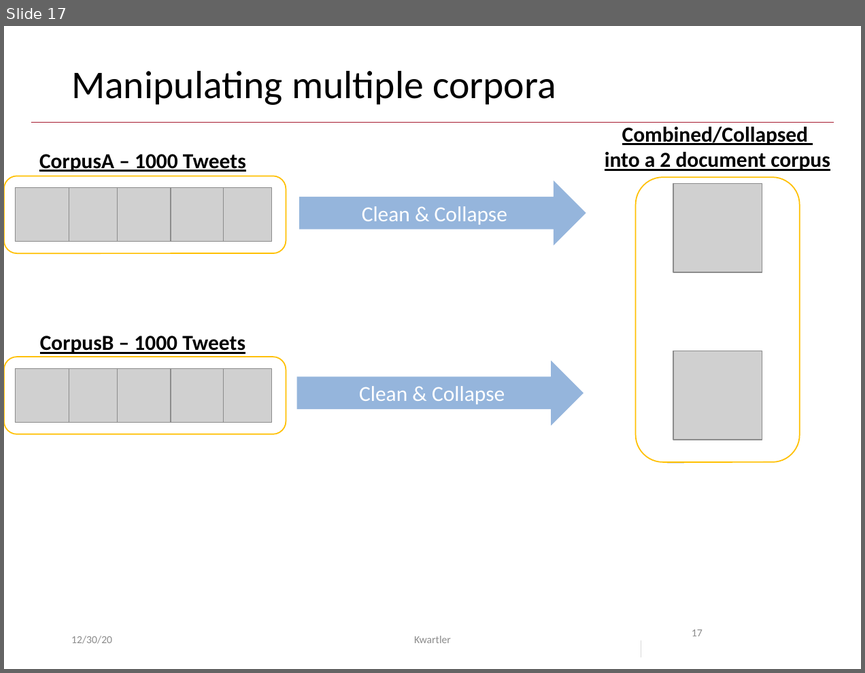
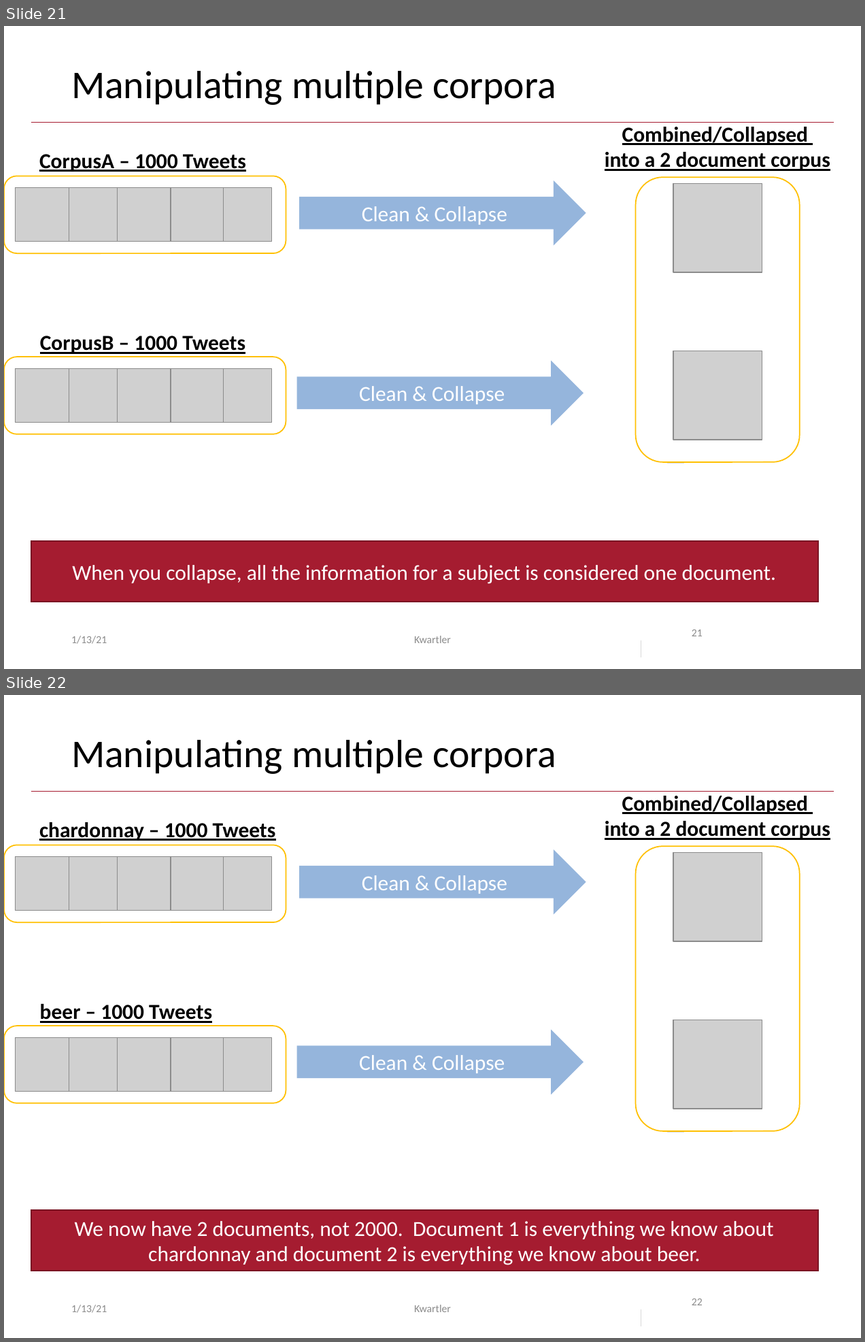
Before and after one commit to kwartler/hult_NLP_student, a slide deck: lessons/class3/Class3C_wordclouds.pptx. Shown one above the other, each under a label of ours: slide 17 before the commit, slides 21 and 22 after it. The pictures are 865x673 and 865x1342 pixels, drawn with LibreOffice and Linux fonts; fonts in the diff are those of the drawing; grey boxes stand for pictures. Boxes give left, top, right and bottom in pixels: in the first picture for what was removed or moved away, otherwise in the second. Text is boxed around its words. In the diff, an @@ line names an element or a change of style, - is before the commit and + after.

```diff
--- a/lessons/class3/Class3C_wordclouds.pptx
+++ b/lessons/class3/Class3C_wordclouds.pptx
@@ slide 22 added at (x1=4, y1=695, x2=861, y2=1338), background #FFFFFF; not listed: 1 template element that a slide beside it also shows @@
@@ title added at (x1=71, y1=740, x2=556, y2=774), 33 pt, text #000000 @@
+Manipulating multiple corpora
@@ text added at (x1=604, y1=796, x2=830, y2=840), 18 pt, text #000000, bold, underline @@
+Combined/Collapsed
+into a 2 document corpus
@@ text added at (x1=39, y1=822, x2=276, y2=841), 18 pt, text #000000, bold, underline @@
+chardonnay – 1000 Tweets
@@ group added at (x1=4, y1=845, x2=286, y2=922): 5 pictures, 1 rounded rectangle @@
@@ right arrow added at (x1=300, y1=849, x2=586, y2=915), fill #95B5DC, 18 pt, text #FFFFFF @@
+Clean & Collapse
@@ rounded rectangle added at (x1=636, y1=846, x2=799, y2=1130), outline #FFC000 1 pt @@
@@ picture added at (x1=673, y1=853, x2=762, y2=941) @@
@@ text added at (x1=40, y1=1004, x2=212, y2=1023), 18 pt, text #000000, bold, underline @@
+beer – 1000 Tweets
@@ picture added at (x1=673, y1=1020, x2=762, y2=1108) @@
@@ group added at (x1=4, y1=1025, x2=286, y2=1103): 5 pictures, 1 rounded rectangle @@
@@ right arrow added at (x1=297, y1=1029, x2=583, y2=1094), fill #95B5DC, 18 pt, text #FFFFFF @@
+Clean & Collapse
@@ line added from (667, 1132) to (684, 1132), #D9D9D9 0.5 pt @@
@@ rectangle added at (x1=31, y1=1210, x2=818, y2=1271), fill #A51C30, outline #7A1524 1 pt, 18 pt, text #FFFFFF @@
+We now have 2 documents, not 2000. Document 1 is everything we know about chardonnay and document 2 is everything we know about beer.
@@ text added at (x1=71, y1=1304, x2=107, y2=1312), 9 pt, text #8C8C8C @@
+1/13/21
@@ text added at (x1=414, y1=1304, x2=451, y2=1312), 9 pt, text #8C8C8C @@
+Kwartler
@@ page number added at (x1=691, y1=1298, x2=702, y2=1305), 9 pt, text #8C8C8C @@
+22
@@ line added from (640, 1308) to (640, 1325), #D9D9D9 0.5 pt @@
@@ what was slide 17 is now slide 21 @@
@@ slide 21 changed as well @@
@@ rectangle added at (x1=31, y1=541, x2=818, y2=602), fill #A51C30, outline #7A1524 1 pt, 18 pt, text #FFFFFF @@
+When you collapse, all the information for a subject is considered one document.
@@ text at (x1=71, y1=635, x2=107, y2=643): text changed @@
-12/30/20
+1/13/21
@@ page number at (x1=691, y1=629, x2=702, y2=636): text changed @@
-17
+21
```
Also in this commit, not shown: 28 other slides changed, 4 other slides added, 3 other files.
